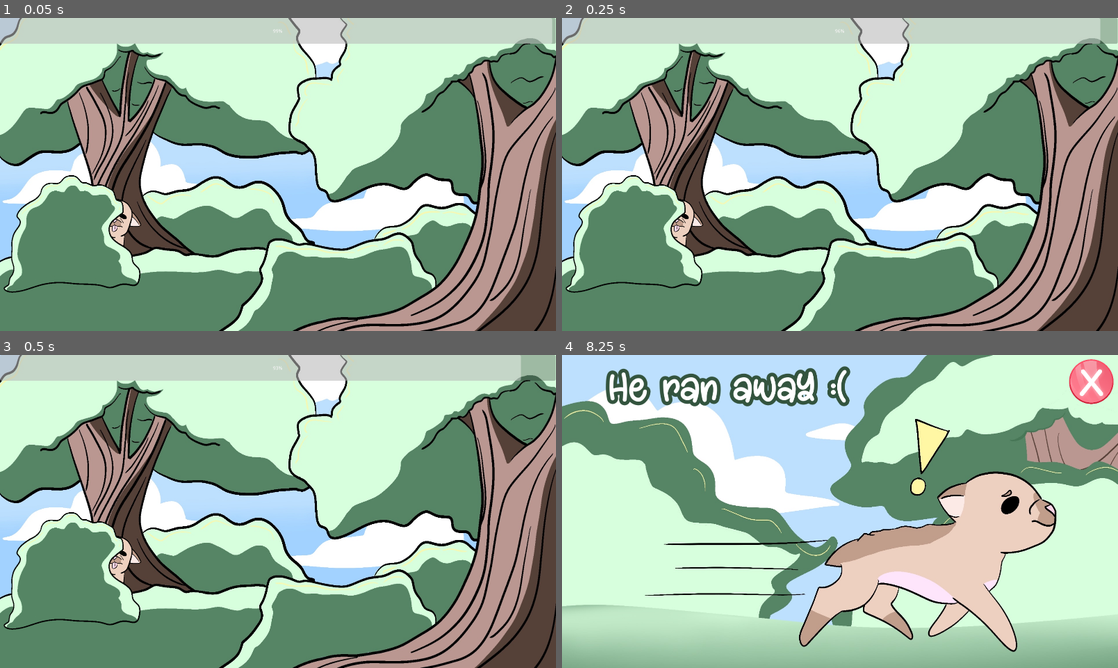
Above: before the commit, frames 1-4 (two rows, left to right).
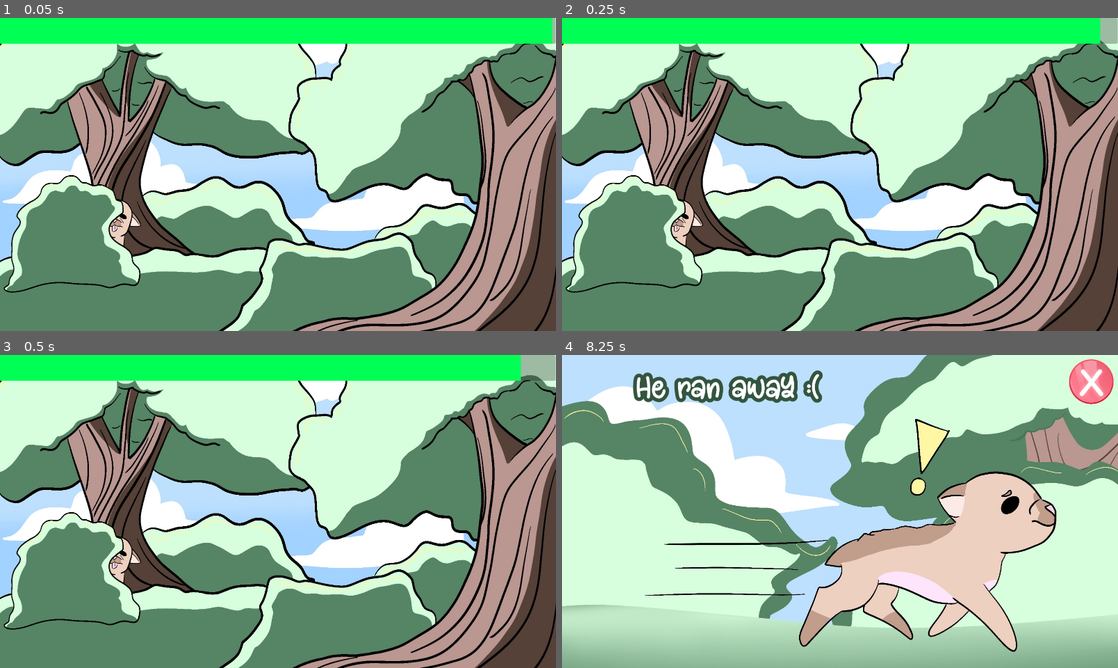
Above: after the commit, the same moments.

Repository: SkaldWorks/wash-my-pibble
Game: Godot game, scene res://Scenes/level scenes/Find Pibble.tscn
The game is run twice, just before and just after one commit, with the same random seed, the same clock (stepped at 60 frames per second) and the same inputs. This scene is started directly instead of the project's main scene.
Inputs (mouse positions are in pixels of both pictures, inside the frame that each line leads up to):
- Up to frame 1 (0.05 s): no input
- Up to frame 2 (0.25 s): no input
- Up to frame 3 (0.5 s): no input
- Up to frame 4 (8.25 s): move the mouse to (962, 495) at 0.52 s; click (962, 495) at 0.67 s; drag from (728, 527) to (662, 577) at 1.27 s; move the mouse to (895, 442) at 2.02 s; click (895, 442) at 2.17 s; drag from (812, 574) to (840, 655) at 2.77 s; move the mouse to (1006, 558) at 3.52 s; click (1006, 558) at 3.67 s; drag from (673, 464) to (756, 433) at 4.27 s; move the mouse to (867, 511) at 5.02 s; click (867, 511) at 5.17 s; drag from (756, 433) to (662, 577) at 5.77 s; move the mouse to (962, 495) at 6.52 s; click (962, 495) at 6.67 s; drag from (728, 527) to (840, 655) at 7.27 s; move the mouse to (895, 442) at 8.02 s; click (895, 442) at 8.17 s

The runs differ from the first frame. In frame 1, 8.2% of the frame differs, in the area x 0-100%, y 0-9%; in frame 2, 8.0%; in frame 3, 7.7%; in frame 4, 3.0%.

Commit message:
final fixes

Diff:
--- a/Scenes/level scenes/Feed Pibble.tscn
+++ b/Scenes/level scenes/Feed Pibble.tscn
@@ -876,9 +876,7 @@
 frame_progress = 0.0
 bad_threshold = 2
 lose_scene_path = "res://Scenes/mechanic scenes/tummy_hurt.tscn"
-good_animation_threshold = null
 good_button_threshold = 3
-too_much_eat = null
 spawn_button_scene = ExtResource("3_bjwoq")
 
 [node name="BoneBad" type="Sprite2D" parent="."]
--- a/Scenes/level scenes/Find Pibble.tscn
+++ b/Scenes/level scenes/Find Pibble.tscn
@@ -7,6 +7,7 @@
 [ext_resource type="PackedScene" uid="uid://bg1a67ixsc62h" path="res://Scenes/mechanic scenes/next_scene_button.tscn" id="2_qvmf8"]
 [ext_resource type="Texture2D" uid="uid://bmkhiscsqf01k" path="res://Sprites/Props/BushProp.png" id="4_u6a7m"]
 [ext_resource type="Texture2D" uid="uid://ddwcklbsj33qe" path="res://Sprites/Pibble/PickHimUp.png" id="5_qvmf8"]
+[ext_resource type="Script" uid="uid://bie3slo6xx3xh" path="res://Scenes/level scenes/progress_bar.gd" id="7_k1np4"]
 
 [sub_resource type="RectangleShape2D" id="RectangleShape2D_21d6h"]
 size = Vector2(1938, 86)
@@ -34,6 +35,8 @@
 [node name="ProgressBar" type="ProgressBar" parent="Timer"]
 offset_right = 1919.0
 offset_bottom = 89.0
+show_percentage = false
+script = ExtResource("7_k1np4")
 
 [node name="Sprite2D" type="Sprite2D" parent="."]
 position = Vector2(247, 719)
--- a/Scenes/level scenes/Wash Pibble.tscn
+++ b/Scenes/level scenes/Wash Pibble.tscn
@@ -6,12 +6,10 @@
 [ext_resource type="Texture2D" uid="uid://d1mgg8aou5lw8" path="res://Sprites/UI/Item_Box.png" id="3_8rrxk"]
 [ext_resource type="Script" uid="uid://dp51665ckds0l" path="res://Scenes/level scenes/washingPibble.gd" id="3_jcxyq"]
 [ext_resource type="PackedScene" uid="uid://cg71yju0kxc20" path="res://Scenes/mechanic scenes/soap.tscn" id="3_xppsa"]
-[ext_resource type="AudioStream" uid="uid://c5fvnt3hqq7u1" path="res://Effects_sound/task-complete-sfx.wav" id="6_0lhgg"]
 [ext_resource type="PackedScene" uid="uid://cgy0mw07nn8di" path="res://Scenes/mechanic scenes/hair_dryer.tscn" id="6_033m2"]
 [ext_resource type="PackedScene" uid="uid://do1mw8dalhkn5" path="res://Sprites/Props/shower.tscn" id="6_al1j2"]
 [ext_resource type="Texture2D" uid="uid://cpg4f7ycebiyb" path="res://Sprites/Props/DryerOn.png" id="7_8qu3a"]
 [ext_resource type="Script" uid="uid://dueel007q78i8" path="res://Scripts/waterAirDry.gd" id="7_gisk5"]
-[ext_resource type="AudioStream" uid="uid://dqvvibwskbo3" path="res://Effects_sound/Wash_SFX.ogg" id="7_jcxyq"]
 [ext_resource type="Texture2D" uid="uid://cistxos1i8qje" path="res://Sprites/Props/DryerOff.png" id="9_8rrxk"]
 
 [sub_resource type="AtlasTexture" id="AtlasTexture_0lhgg"]
@@ -60,13 +58,11 @@
 [node name="dirt" parent="." instance=ExtResource("2_xppsa")]
 position = Vector2(981, 571)
 scale = Vector2(1.225, 1.225)
-scrub_sfx = ExtResource("6_0lhgg")
 
 [node name="Soap2" parent="." instance=ExtResource("3_xppsa")]
 position = Vector2(298, 203)
 scale = Vector2(0.53, 0.53)
 clean_strength = 0.8
-scrub_sfx = ExtResource("7_jcxyq")
 
 [node name="shower" parent="." instance=ExtResource("6_al1j2")]
 position = Vector2(269, 495)
--- /dev/null
+++ b/Scenes/level scenes/progress_bar.gd
@@ -0,0 +1,6 @@
+extends ProgressBar
+
+func _ready():
+	var sb = StyleBoxFlat.new()
+	add_theme_stylebox_override("fill", sb)
+	sb.bg_color = Color("00ff55")
--- a/Scripts/eraseable.gd
+++ b/Scripts/eraseable.gd
@@ -1,67 +1,41 @@
 extends Sprite2D
 
-@export var snap_speed: float = 8.0       # Speed for snap-back
-@export var clean_strength: float = 0.6   # Amount per second applied to target
-@export var scrub_sfx: AudioStream        # assign the sound effect in Inspector
+@export var fade_speed := 0.1                     # How fast the sprite fades
+@export var scales_scene_path: String = "res://Scenes/mechanic scenes/bubble.tscn"
 
-var is_dragging: bool = false
-var mouse_offset: Vector2 = Vector2.ZERO
-var original_position: Vector2 = Vector2.ZERO
-var over_target: Node = null              # Target currently under the cleaner
-var sfx_player: AudioStreamPlayer
+var target_alpha := 1.0                            # Current fade target
+var dirtiness := 1.0                               # 0 = fully clean, 1 = fully dirty
+var _spawned := false                              # Make sure we spawn only once
+var _scales_scene: PackedScene = preload("res://Scenes/mechanic scenes/bubble.tscn")
 
-func _ready() -> void:
-	original_position = position
 
-	# Setup AudioStreamPlayer
-	sfx_player = AudioStreamPlayer.new()
-	add_child(sfx_player)
-	sfx_player.stream = scrub_sfx
-	sfx_player.autoplay = false
-	sfx_player.loop = false  # only play once per bubble spawn
+func _process(_delta: float) -> void:
+	# Smoothly interpolate alpha toward target_alpha
+	modulate.a = lerp(modulate.a, target_alpha, fade_speed)
 
-	if has_node("Area2D"):
-		$Area2D.area_entered.connect(_on_area_entered)
-		$Area2D.area_exited.connect(_on_area_exited)
 
-func _input(event) -> void:
-	if event is InputEventMouseButton and event.button_index == MOUSE_BUTTON_LEFT:
-		if event.pressed and get_rect().has_point(to_local(event.position)):
-			_start_drag(event.position)
-		elif not event.pressed:
-			_stop_drag()
-	elif event is InputEventMouseMotion and is_dragging:
-		_drag_to(get_global_mouse_position())
+func remove_dirt(amount: float) -> void:
+	# Reduce dirtiness and update fade
+	dirtiness = clamp(dirtiness - amount, 0.0, 1.0)
+	target_alpha = dirtiness
 
-func _start_drag(mouse_pos: Vector2) -> void:
-	is_dragging = true
-	mouse_offset = position - mouse_pos
+	# When fully clean, spawn bubble scene once
+	if dirtiness <= 0.0 and not _spawned:
+		_spawned = true
+		_spawn_bubbles()
 
-func _stop_drag() -> void:
-	is_dragging = false
 
-func _drag_to(mouse_pos: Vector2) -> void:
-	position = mouse_pos + mouse_offset
+func _spawn_bubbles() -> void:
+	# Instantiate the bubble scene
+	var inst = _scales_scene.instantiate()
+	if not inst:
+		return
 
-	# Only apply cleaning if over a target
-	if over_target:
-		var cleaned = false
-		if over_target.has_method("remove_dirt"):
-			over_target.call_deferred("remove_dirt", clean_strength * get_process_delta_time())
-			cleaned = true
-		# Play sound before spawning bubbles
-		if over_target.has_method("add_bubbles"):
-			if cleaned and sfx_player and not sfx_player.playing:
-				sfx_player.play()
-			over_target.call_deferred("add_bubbles", clean_strength * get_process_delta_time())
+	# Add to the current scene root
+	var root = get_tree().current_scene
+	if root:
+		root.call_deferred("add_child", inst)
 
-func _process(delta: float) -> void:
-	if not is_dragging:
-		position = position.lerp(original_position, snap_speed * delta)
-
-func _on_area_entered(area: Area2D) -> void:
-	over_target = area.get_parent()
-
-func _on_area_exited(area: Area2D) -> void:
-	if over_target == area.get_parent():
-		over_target = null
+		# If the new instance is Node2D, position it at this node's global position
+		if inst is Node2D:
+			inst.global_position = global_position
--- a/Scripts/pibbleEat.gd
+++ b/Scripts/pibbleEat.gd
@@ -3,7 +3,7 @@
 # thresholds & scene paths you can tweak in the Inspector
 @export var bad_threshold: int = 3
 @export var lose_scene_path: String = "res://scenes/mechanic scenes/tummy_hurt.tscn"
-@export var eater_a_lot: String = "res://scenes/run_away.tscn"
+@export var eated_a_lot: String = "res://scenes/run_away.tscn"
 
 
 @export var good_animation_threshold: int = 2
--- a/Scripts/soap.gd
+++ b/Scripts/soap.gd
@@ -2,35 +2,30 @@
 
 @export var snap_speed: float = 8.0       # Speed for snap-back
 @export var clean_strength: float = 0.6   # Amount per second applied to target
-@export var scrub_sfx: AudioStream        # assign the sound effect in Inspector
 
 var is_dragging: bool = false
 var mouse_offset: Vector2 = Vector2.ZERO
 var original_position: Vector2 = Vector2.ZERO
 var over_target: Node = null              # Target currently under the cleaner
-var sfx_player: AudioStreamPlayer
+
 
 func _ready() -> void:
 	original_position = position
 
-	# Setup AudioStreamPlayer for scrubbing sound
-	sfx_player = AudioStreamPlayer.new()
-	add_child(sfx_player)
-	sfx_player.stream = scrub_sfx
-	sfx_player.autoplay = false
-	sfx_player.loop = true
-
+	# Connect Area2D signal if it exists
 	if has_node("Area2D"):
 		$Area2D.area_entered.connect(_on_area_entered)
-		$Area2D.area_exited.connect(_on_area_exited)
 
 
 func _input(event) -> void:
+	# Start drag
 	if event is InputEventMouseButton and event.button_index == MOUSE_BUTTON_LEFT:
 		if event.pressed and get_rect().has_point(to_local(event.position)):
 			_start_drag(event.position)
 		elif not event.pressed:
 			_stop_drag()
+
+	# Drag motion
 	elif event is InputEventMouseMotion and is_dragging:
 		_drag_to(get_global_mouse_position())
 
@@ -42,46 +37,28 @@
 
 func _stop_drag() -> void:
 	is_dragging = false
-	_stop_scrub_sfx()
 
 
 func _drag_to(mouse_pos: Vector2) -> void:
 	position = mouse_pos + mouse_offset
 
-	# Only apply cleaning if over a target
+	# Apply cleaning and bubble effects while dragging
 	if over_target:
-		var cleaned = false
 		if over_target.has_method("remove_dirt"):
-			over_target.call_deferred("remove_dirt", clean_strength * get_process_delta_time())
-			cleaned = true
+			over_target.call_deferred(
+				"remove_dirt", clean_strength * get_process_delta_time()
+			)
 		if over_target.has_method("add_bubbles"):
-			over_target.call_deferred("add_bubbles", clean_strength * get_process_delta_time())
-			cleaned = true
-
-		# Play sound if cleaning is happening
-		if cleaned and sfx_player and not sfx_player.playing:
-			sfx_player.play()
-		elif not cleaned and sfx_player.playing:
-			sfx_player.stop()
-	else:
-		_stop_scrub_sfx()
+			over_target.call_deferred(
+				"add_bubbles", clean_strength * get_process_delta_time()
+			)
 
 
 func _process(delta: float) -> void:
+	# Smoothly snap back when not dragging
 	if not is_dragging:
 		position = position.lerp(original_position, snap_speed * delta)
 
 
 func _on_area_entered(area: Area2D) -> void:
 	over_target = area.get_parent()
-
-
-func _on_area_exited(area: Area2D) -> void:
-	if over_target == area.get_parent():
-		over_target = null
-		_stop_scrub_sfx()
-
-
-func _stop_scrub_sfx() -> void:
-	if sfx_player and sfx_player.playing:
-		sfx_player.stop()
--- a/Sprites/UI/big and fat.tres
+++ b/Sprites/UI/big and fat.tres
@@ -5,6 +5,6 @@
 [resource]
 line_spacing = -40.0
 font = ExtResource("1_to0j0")
-font_size = 130
+font_size = 100
 outline_size = 50
 outline_color = Color(0.200799, 0.330763, 0.242816, 1)
Not shown: 1 places in Scenes/level scenes/Find Pibble.tscn that only renumber resources
Not shown: 1 places in Scenes/level scenes/Wash Pibble.tscn that only renumber resources
Not shown, added: Scenes/level scenes/progress_bar.gd.uid
